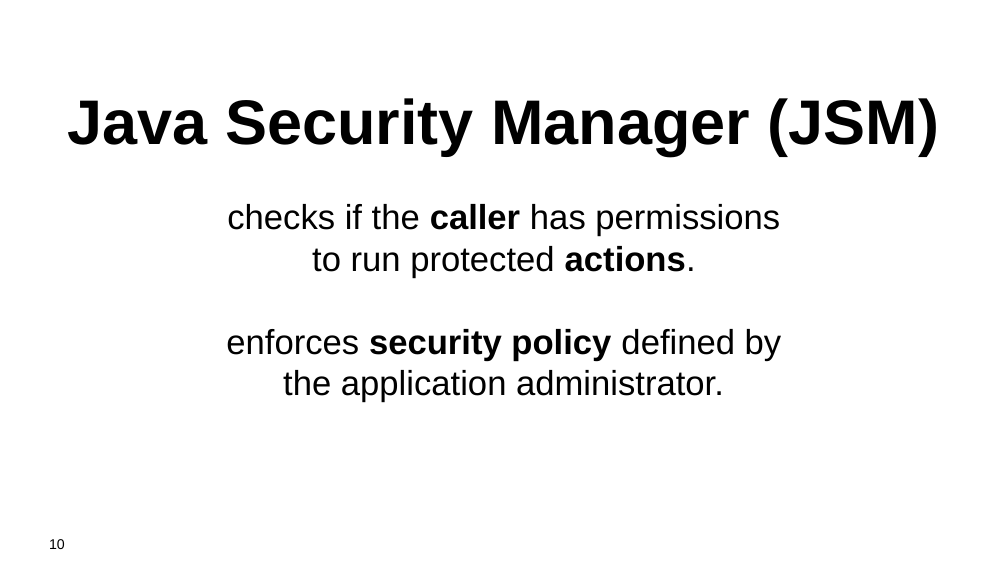
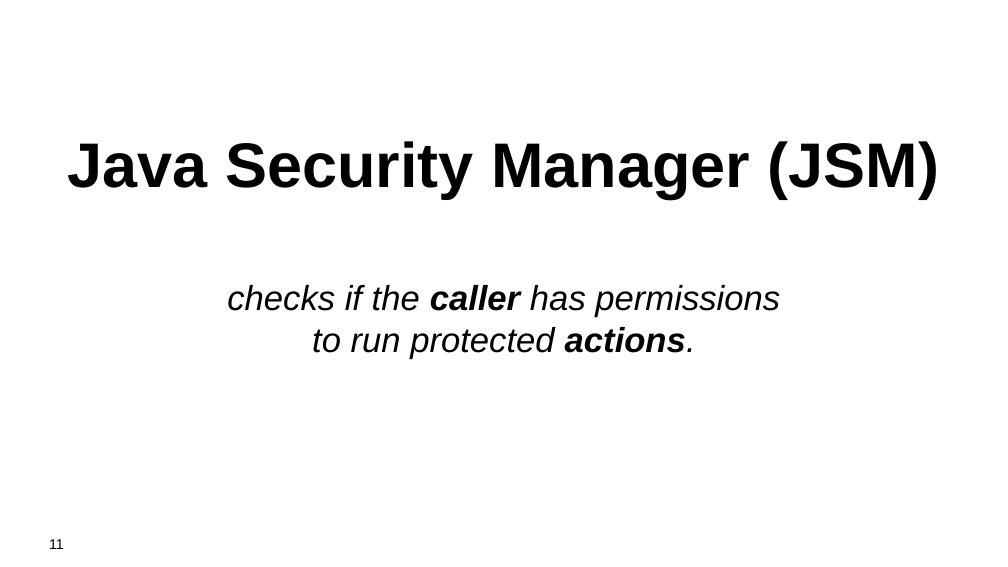
Before and after one commit to kwart/presentations, a slide deck: slide 11 of sec-man-reloaded.odp (slide 10 before the commit). Drawn at 1008x567 pixels with LibreOffice and Linux fonts; fonts in the diff are those of the drawing; background and template pictures are left out. Boxes give left, top, right and bottom in pixels: in the first picture for what was removed or moved away, otherwise in the second. Text is boxed around its words. In the diff, an @@ line names an element or a change of style, - is before the commit and + after.

```diff
--- a/sec-man-reloaded.odp
+++ b/sec-man-reloaded.odp
@@ subtitle at (227,285,780,359): italic on in "checks if the caller has permissions", "to run protected actions." @@
@@ subtitle at (226,329,782,402): paragraphs removed @@
-enforces security policy defined by
-the application administrator.
@@ page number at (49,539,64,549): text changed @@
-10
+11
```
Also in this commit, not shown: 3 other slides changed, 1 slide added.
